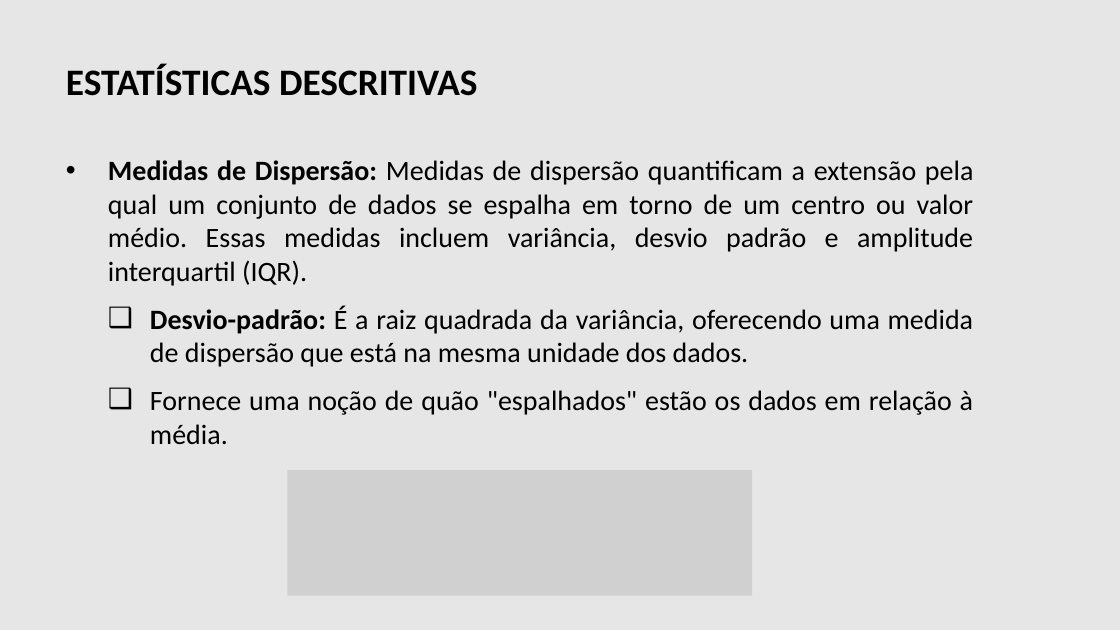
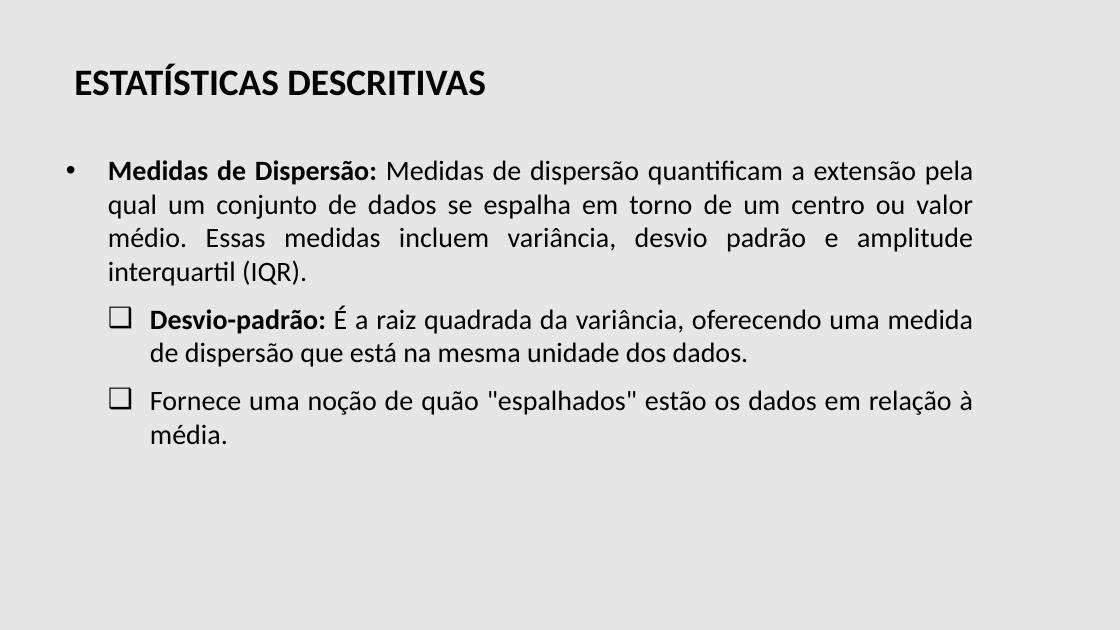
Before and after one commit to danielscarvalho/FIAP-Python-Data-Science-Statistics, a slide deck: slide 29 of T2 - Análise Exploratória e Estatística Descritiva.pptx. Drawn at 1120x630 pixels with LibreOffice and Linux fonts; fonts in the diff are those of the drawing; grey boxes stand for pictures; background and template pictures are left out. Boxes give left, top, right and bottom in pixels: in the first picture for what was removed or moved away, otherwise in the second. Text is boxed around its words. In the diff, an @@ line names an element or a change of style, - is before the commit and + after.

```diff
--- a/T2 - Análise Exploratória e Estatística Descritiva.pptx
+++ b/T2 - Análise Exploratória e Estatística Descritiva.pptx
@@ text "ESTATÍSTICAS DESCRITIVAS": place and size @@
-text "ESTATÍSTICAS DESCRITIVAS" at (66,64,478,96)
+text "ESTATÍSTICAS DESCRITIVAS" at (74,64,486,96)
@@ picture removed at (287,471,752,596) @@
```
Also in this commit, not shown: 46 other slides changed, 1 other file.
